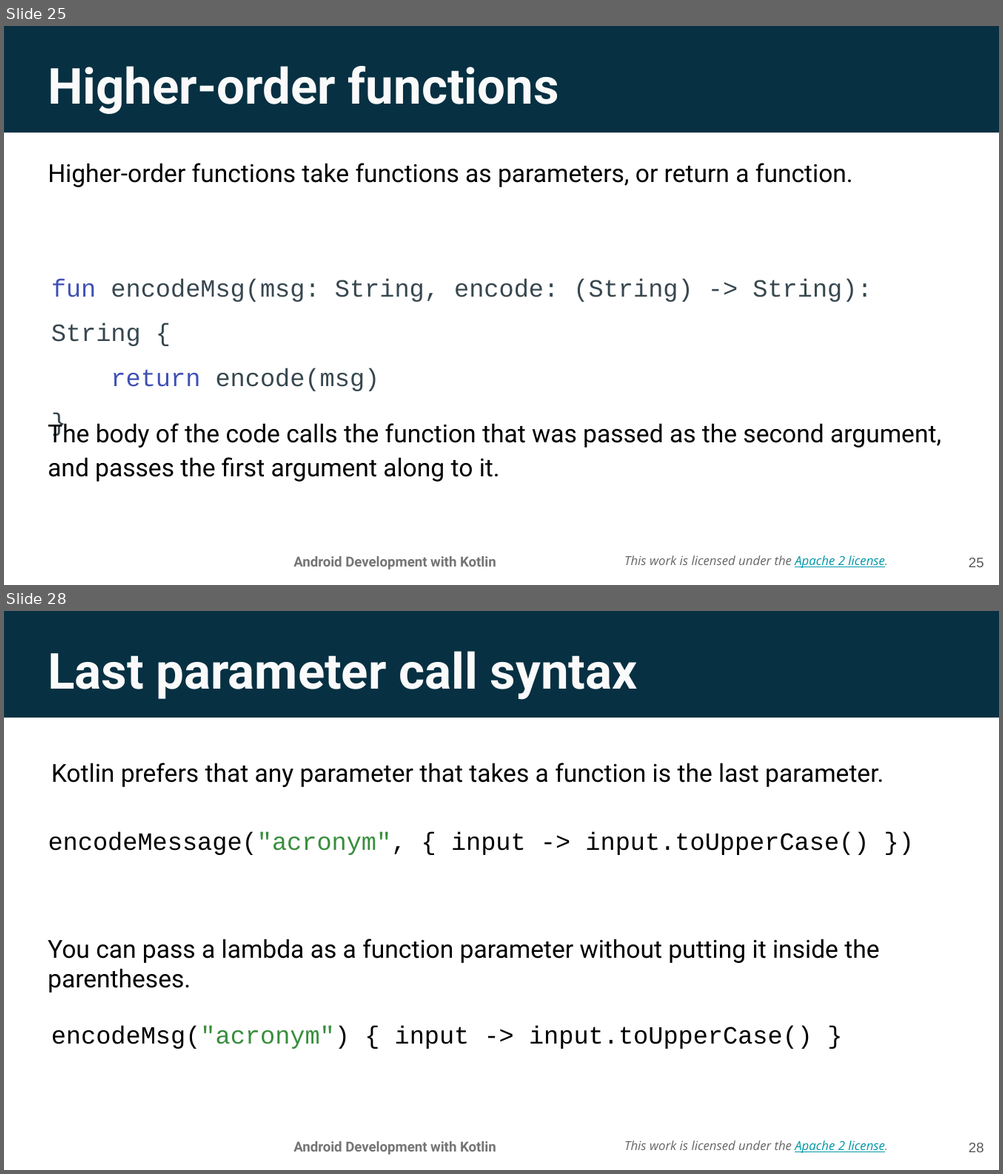
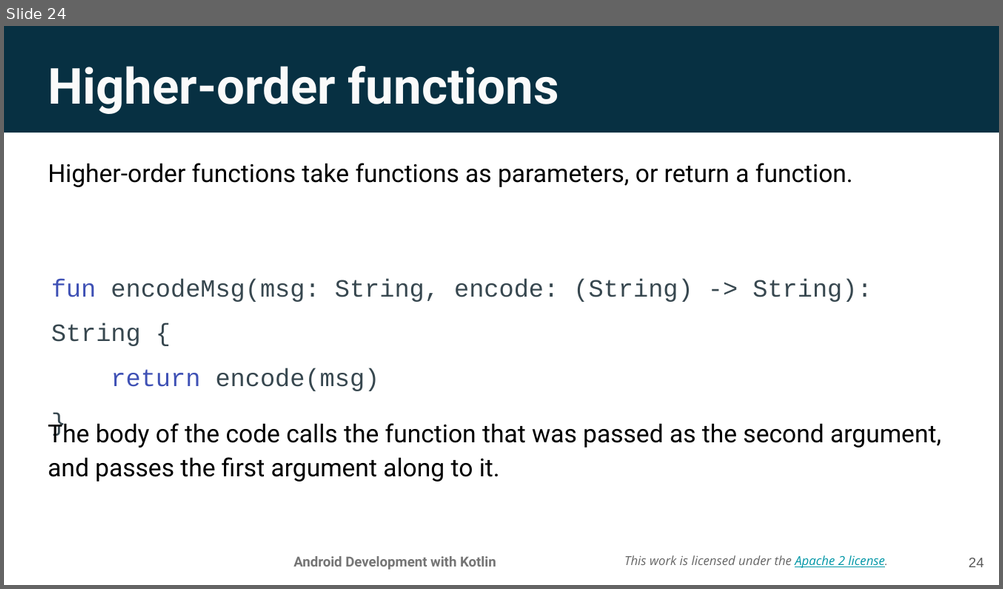
Before and after one commit to aadityaguptaa/Android-Bootcamp-PSNA, a slide deck: Day-0/Lesson 2_ Functions.pptx. Shown one above the other, each under a label of ours: slides 25 and 28 before the commit, slide 24 after it; the slides between them are not shown. The pictures are 1003x1174 and 1003x589 pixels, drawn with LibreOffice and Linux fonts; fonts in the diff are those of the drawing; background and template pictures are left out. Boxes give left, top, right and bottom in pixels: in the first picture for what was removed or moved away, otherwise in the second. Text is boxed around its words. In the diff, an @@ line names an element or a change of style, - is before the commit and + after.

```diff
--- a/Day-0/Lesson 2_ Functions.pptx
+++ b/Day-0/Lesson 2_ Functions.pptx
@@ slide 28 removed at <box>4,611,999,1170</box>, background picture (left out); not listed: 3 template elements that a slide beside it also shows @@
@@ title removed at <box>48,651,637,700</box> @@
-Last parameter call syntax
@@ text removed at <box>51,763,883,787</box> @@
-Kotlin prefers that any parameter that takes a function is the last parameter.
@@ text removed at <box>48,832,868,855</box> @@
-encodeMessage("acronym", { input -> input.toUpperCase() })
@@ text removed at <box>48,939,879,993</box> @@
-You can pass a lambda as a function parameter without putting it inside the parentheses.
@@ text removed at <box>51,1025,812,1049</box> @@
-encodeMsg("acronym") { input -> input.toUpperCase() }
@@ page number removed at <box>968,1143,984,1153</box> @@
-28
@@ what was slide 25 is now slide 24 @@
@@ page number at <box>968,558,984,568</box>: text changed @@
-25
+24
```
Also in this commit, not shown: 3 slides changed, 9 other slides removed, 1 other file.
